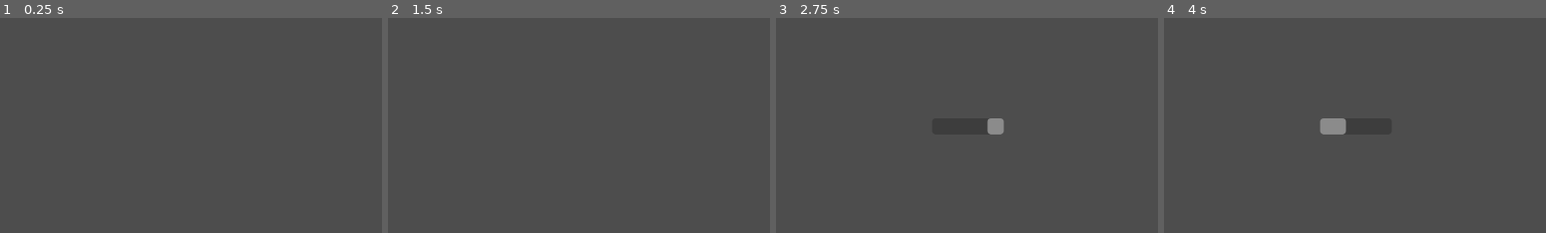
Above: before the commit, frames 1-4 (left to right).
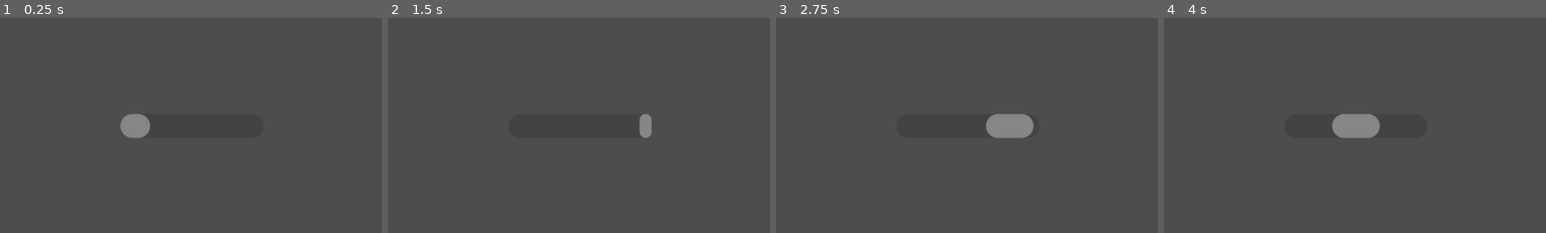
Above: after the commit, the same moments.

Repository: ee0pdt/gwj-78-erase
Game: Godot game, scene res://scene_manager/scene_manager.tscn
Same seed, same stepped clock (60 frames per second), same inputs: the game is played once before the commit and once after it. The engine's default icon, where the game draws it, is replaced by a stand-in: a white triangle on a blue panel in a dark square.
Inputs (mouse positions are % of the whole screen's width and height, from its top left):
- Up to frame 1 (0.25 s): no input
- Up to frame 2 (1.5 s): move the mouse to (72, 45) at 0.52 s; click (72, 45) at 0.67 s; drag from (30, 55) to (45, 70) at 1.27 s
- Up to frame 3 (2.75 s): move the mouse to (60, 28) at 2.02 s; click (60, 28) at 2.17 s
- Up to frame 4 (4 s): drag from (45, 70) to (20, 35) at 2.77 s; move the mouse to (80, 65) at 3.52 s; click (80, 65) at 3.67 s
The pictures show only the part of the screen within x 25-75%, y 25-75%; the shares and areas given below are measured in that part.

The runs differ from the first frame. In frame 1, 0.7% of the frame differs, in the area x 31-40%, y 44-56%; in frame 2, 0.3%; in frame 3, 1.0%; in frame 4, 1.3%, in the area x 40-57%, y 44-56%.

Commit message:
Nicer loading screen

Diff:
--- a/scene_manager/scene_manager.gd
+++ b/scene_manager/scene_manager.gd
@@ -10,10 +10,10 @@
 func _ready() -> void:
 	%SoundStartup.play()
 	await get_tree().create_timer(2.0).timeout
-	%LoadingOS.show()
+	%OS3Loading.show()
 	await get_tree().create_timer(5.0).timeout
 	%MusicOS3.play()
-	%LoadingOS.hide()
+	%OS3Loading.hide()
 	%OS3.show()
 	GameEvents.downgrade.connect(self._handle_downgrade)
 	GameEvents.restart.connect(self._handle_restart)
--- a/scene_manager/scene_manager.tscn
+++ b/scene_manager/scene_manager.tscn
@@ -1,10 +1,11 @@
-[gd_scene load_steps=12 format=3 uid="uid://dcyntpl7fhnhh"]
+[gd_scene load_steps=13 format=3 uid="uid://dcyntpl7fhnhh"]
 
 [ext_resource type="PackedScene" uid="uid://c2ny0ej7ina0g" path="res://level/os3.tscn" id="1_6w36t"]
 [ext_resource type="Script" uid="uid://d2gi4f4gegll1" path="res://scene_manager/scene_manager.gd" id="1_ms3da"]
 [ext_resource type="AudioStream" uid="uid://bpk1ogos1hdri" path="res://assets/audio/music/music_hifi_loop.ogg" id="2_u1b27"]
 [ext_resource type="AudioStream" uid="uid://pvya3ndgshk5" path="res://assets/audio/music/music_lofi_loop.ogg" id="4_f1dch"]
 [ext_resource type="AudioStream" uid="uid://c6v82ve0s2pch" path="res://assets/audio/sfx/sfx_startup_hifi.wav" id="5_5du7x"]
+[ext_resource type="Theme" uid="uid://dj2vfsx2jdmu0" path="res://themes/os3.tres" id="5_mlxu3"]
 [ext_resource type="Texture2D" uid="uid://cl68s7gfimstn" path="res://assets/images/a3k5lpwsn4gm7en71aa.png" id="6_n64yn"]
 [ext_resource type="Theme" uid="uid://cmnrvs380oc6u" path="res://themes/os1_mono.tres" id="7_4al60"]
 [ext_resource type="Texture2D" uid="uid://cv6u3jwv8aapl" path="res://assets/images/GodotOS1@0.25x.png" id="8_jodkt"]
@@ -43,19 +44,28 @@
 stream = ExtResource("4_f1dch")
 bus = &"Music"
 
-[node name="LoadingOS" type="ProgressBar" parent="."]
+[node name="OS3Loading" type="Control" parent="."]
 unique_name_in_owner = true
-visible = false
+layout_mode = 1
+anchors_preset = 15
+anchor_right = 1.0
+anchor_bottom = 1.0
+grow_horizontal = 2
+grow_vertical = 2
+theme = ExtResource("5_mlxu3")
+
+[node name="LoadingOS" type="ProgressBar" parent="OS3Loading"]
+unique_name_in_owner = true
 layout_mode = 1
 anchors_preset = 8
 anchor_left = 0.5
 anchor_top = 0.5
 anchor_right = 0.5
 anchor_bottom = 0.5
-offset_left = -60.0
-offset_top = -13.5
-offset_right = 60.0
-offset_bottom = 13.5
+offset_left = -120.0
+offset_top = -20.0
+offset_right = 120.0
+offset_bottom = 20.0
 grow_horizontal = 2
 grow_vertical = 2
 indeterminate = true
--- a/themes/os3.tres
+++ b/themes/os3.tres
@@ -129,6 +129,24 @@
 corner_radius_top_right = 12
 corner_radius_bottom_right = 12
 corner_radius_bottom_left = 12
+
+[sub_resource type="StyleBoxFlat" id="StyleBoxFlat_wpuvx"]
+content_margin_left = 3.0
+content_margin_top = 3.0
+content_margin_right = 3.0
+content_margin_bottom = 3.0
+bg_color = Color(0.164706, 0.164706, 0.164706, 0.286275)
+corner_radius_top_left = 20
+corner_radius_top_right = 20
+corner_radius_bottom_right = 20
+corner_radius_bottom_left = 20
+
+[sub_resource type="StyleBoxFlat" id="StyleBoxFlat_vyw5e"]
+bg_color = Color(0.6, 0.6, 0.6, 0.776471)
+corner_radius_top_left = 20
+corner_radius_top_right = 20
+corner_radius_bottom_right = 20
+corner_radius_bottom_left = 20
 
 [sub_resource type="StyleBoxFlat" id="StyleBoxFlat_24pj0"]
 bg_color = Color(0.164706, 0.164706, 0.164706, 0.756863)
@@ -191,6 +209,13 @@
 PopupMenu/styles/labeled_separator_right = null
 PopupMenu/styles/panel = SubResource("StyleBoxFlat_ndsb5")
 PopupMenu/styles/separator = null
+ProgressBar/colors/font_color = Color(0, 0, 0, 1)
+ProgressBar/colors/font_outline_color = Color(0, 0, 0, 1)
+ProgressBar/constants/outline_size = 0
+ProgressBar/font_sizes/font_size = 28
+ProgressBar/fonts/font = ExtResource("1_v40bh")
+ProgressBar/styles/background = SubResource("StyleBoxFlat_wpuvx")
+ProgressBar/styles/fill = SubResource("StyleBoxFlat_vyw5e")
 RichTextLabel/colors/default_color = Color(0, 0, 0, 1)
 Window/font_sizes/title_font_size = 28
 Window/fonts/title_font = ExtResource("1_v40bh")
Not shown: 1 places in themes/os3.tres that only renumber resources
